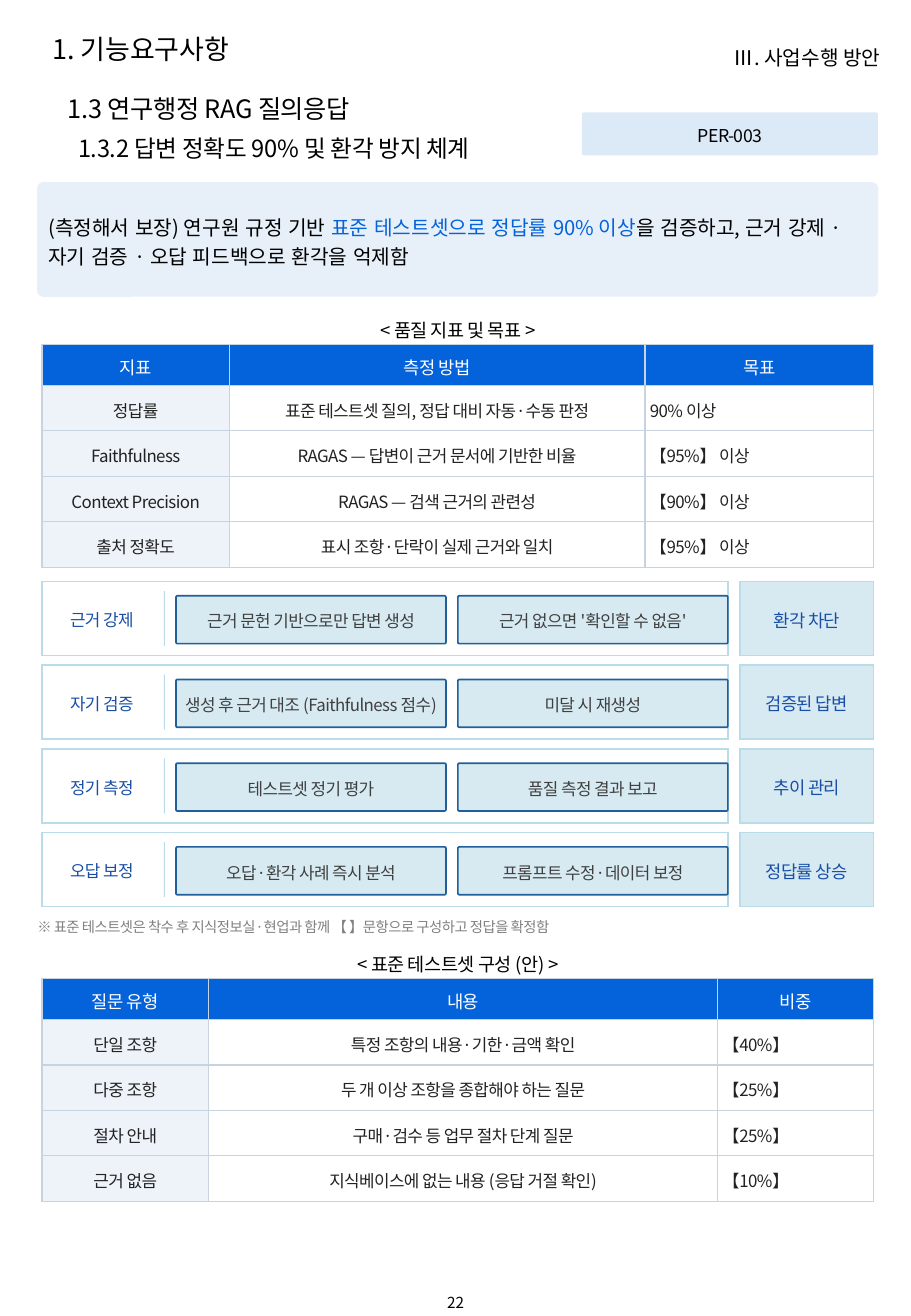
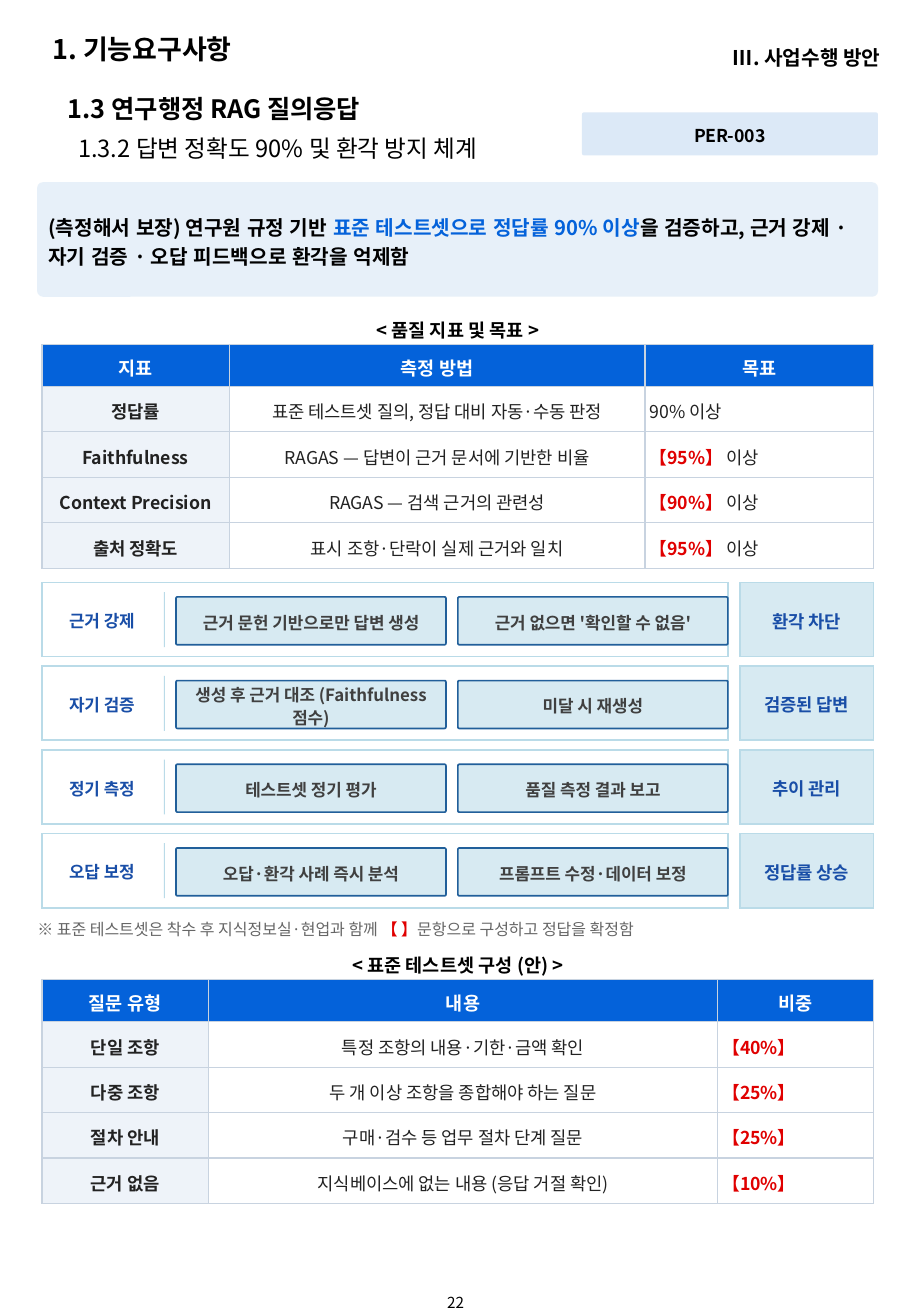
Before and after one commit to hwangsteeve-tech/hbjw, a slide deck: slide 22 of proposals/2026-08_kribb-ai-platform/kribb_proposal.pptx. Drawn at 911x1316 pixels with LibreOffice and Linux fonts; fonts in the diff are those of the drawing; background and template pictures are left out. Boxes give left, top, right and bottom in pixels: in the first picture for what was removed or moved away, otherwise in the second. Text is boxed around its words. In the diff, an @@ line names an element or a change of style, - is before the commit and + after.

```diff
--- a/proposals/2026-08_kribb-ai-platform/kribb_proposal.pptx
+++ b/proposals/2026-08_kribb-ai-platform/kribb_proposal.pptx
@@ text "1.3 연구행정 RAG 질의응답" at (x1=68, y1=96, x2=360, y2=121): letter spacing -0.2 to 0 pt, bold on @@
@@ text "1.3.2 답변 정확도 90% 및 ..." at (x1=78, y1=137, x2=477, y2=159): letter spacing -0.2 to 0 pt @@
@@ bold on in 3 elements at (x1=52, y1=36, x2=232, y2=62), (x1=733, y1=48, x2=880, y2=67), (x1=38, y1=182, x2=878, y2=296) @@
@@ table at (x1=43, y1=344, x2=873, y2=567) @@
@@ size 10.5 to 11 pt in "지표", "측정 방법", "목표" @@
@@ letter spacing -0.3 to 0 pt, size 10 to 10.5 pt @@
@@ bold on in "지표", "측정 방법", "목표", "정답률" and 6 more places @@
@@ text colour #222222 to #E00000 in "【95%】", "【90%】", "【95%】" @@
@@ letter spacing -0.3 to 0 pt, bold on in 19 elements at (x1=582, y1=113, x2=878, y2=155), (x1=392, y1=321, x2=524, y2=339), (x1=176, y1=596, x2=446, y2=644), (x1=458, y1=596, x2=728, y2=644), (x1=69, y1=697, x2=135, y2=713), (x1=740, y1=666, x2=873, y2=740), (x1=69, y1=613, x2=135, y2=629), (x1=740, y1=583, x2=873, y2=657), (x1=176, y1=680, x2=446, y2=728), (x1=458, y1=680, x2=728, y2=728), (x1=69, y1=781, x2=135, y2=797), (x1=458, y1=764, x2=728, y2=811), (x1=740, y1=749, x2=873, y2=824), (x1=367, y1=956, x2=548, y2=976), (x1=176, y1=764, x2=446, y2=811), (x1=69, y1=864, x2=135, y2=880), (x1=176, y1=848, x2=446, y2=895), (x1=458, y1=848, x2=728, y2=895), (x1=740, y1=833, x2=873, y2=907) @@
@@ text "※ 표준 테스트셋은 착수 후 ..." at (x1=57, y1=921, x2=634, y2=937): size 8.5 to 9.5 pt, text colour #808080 to #666666, letter spacing -0.3 to 0 pt; text colour #808080 to #E00000, bold on in "【 】문항으로" @@
@@ table at (x1=43, y1=979, x2=873, y2=1203) @@
@@ size 10.5 to 11 pt in "질문 유형", "내용", "비중" @@
@@ letter spacing -0.3 to 0 pt, size 10 to 10.5 pt @@
@@ bold on in "질문 유형", "내용", "비중", "단일 조항" and 7 more places @@
@@ text colour #222222 to #E00000 in "【40%】", "【25%】", "【25%】", "【10%】" @@
```
Also in this commit, not shown: 42 other slides changed, 19 other files.
